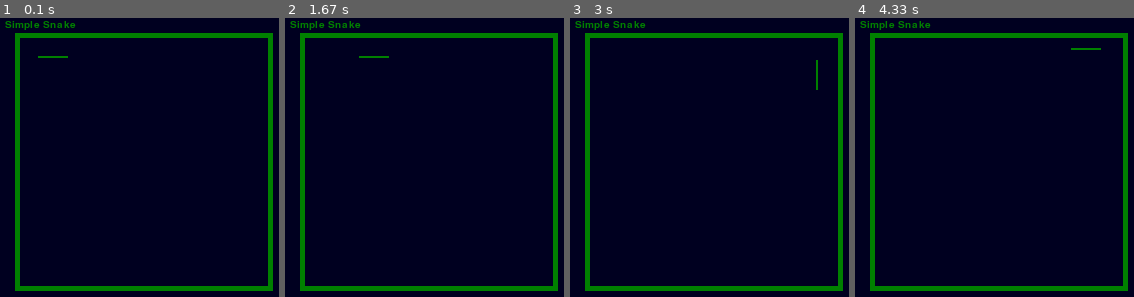
Above: before the commit, frames 1-4 (left to right).
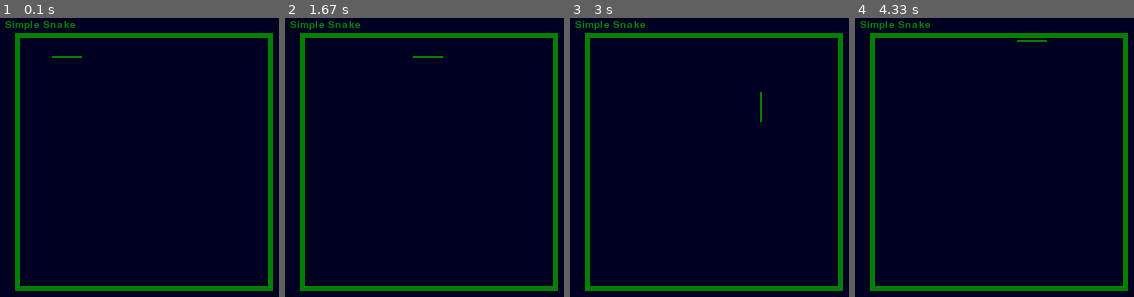
Above: after the commit, the same moments.

Repository: jamad/jamad.github.io
Game: pygame game, started from wasm/simplest_snakegame/main.py
Two runs of this game, one before a commit and one after it. Both use one fixed random seed, a clock stepped at 60 frames per second and the inputs below.
Inputs:
- Up to frame 1 (0.1 s): no input
- Up to frame 2 (1.67 s): tap Enter at 0.33 s; hold Up 1.17-1.63 s
- Up to frame 3 (3 s): hold Down from 2.73 s (still down)
- Up to frame 4 (4.33 s): release Down at 3.03 s; hold Left 3.07-3.47 s; hold Up 3.5-3.87 s; hold Right from 3.9 s (still down)

The runs differ from the first frame. In frame 1, less than 0.1% of the frame differs, in the area x 13-30%, y 13-15%; in frame 2, 0.2%, in the area x 26-57%, y 13-15%; in frame 3, 0.2%; in frame 4, 0.2%.

Commit message:
updated the fps etc

Diff:
--- a/wasm/simplest_snakegame/main.py
+++ b/wasm/simplest_snakegame/main.py
@@ -13,8 +13,8 @@
 pygame.init()
 screen = pygame.display.set_mode( [2*OFFSET + CELL_SIZE*CELL_COUNT]*2)
 
-SNAKE_UPDATE = pygame.USEREVENT
-pygame.time.set_timer(SNAKE_UPDATE, 15) 	# the smaller, the faster
+#SNAKE_UPDATE = pygame.USEREVENT
+#pygame.time.set_timer(SNAKE_UPDATE, 15) 	# the smaller, the faster
 
 
 async def main():
@@ -27,13 +27,13 @@
 		for event in pygame.event.get():
 			if event.type == pygame.QUIT:
 				sys.exit(pygame.quit())
-			if event.type == SNAKE_UPDATE:
-				new_head=bodies[0] + dir
-				bodies = [new_head]+bodies[:-1]
-				if 	not -1<new_head.x <= CELL_COUNT or not -1<new_head.y <= CELL_COUNT or	new_head in bodies[1:]:
-					init=True
-			if event.type == pygame.KEYDOWN:
+			elif event.type == pygame.KEYDOWN:
 				dir =DIRECTION.get(event.key,dir) # default : no change
+
+		new_head=bodies[0] + dir
+		bodies = [new_head]+bodies[:-1]
+		if 	not -1<new_head.x <= CELL_COUNT or not -1<new_head.y <= CELL_COUNT or	new_head in bodies[1:]:
+			init=True
 
 		#Draw
 		screen.fill(BLUE)
@@ -47,7 +47,7 @@
 
 		screen.blit(title_surface, (OFFSET-15, 2))
 		pygame.display.update()
-		pygame.time.Clock().tick(60)
+		pygame.time.Clock().tick(120)
 
 		await asyncio.sleep(0)
 
Not shown, changed: wasm/simplest_snakegame/index.html
Not shown, added: wasm/simplest_snakegame/simplest_snakegame.apk
Not shown, removed: wasm/simplest_snakegame/wasm.apk
